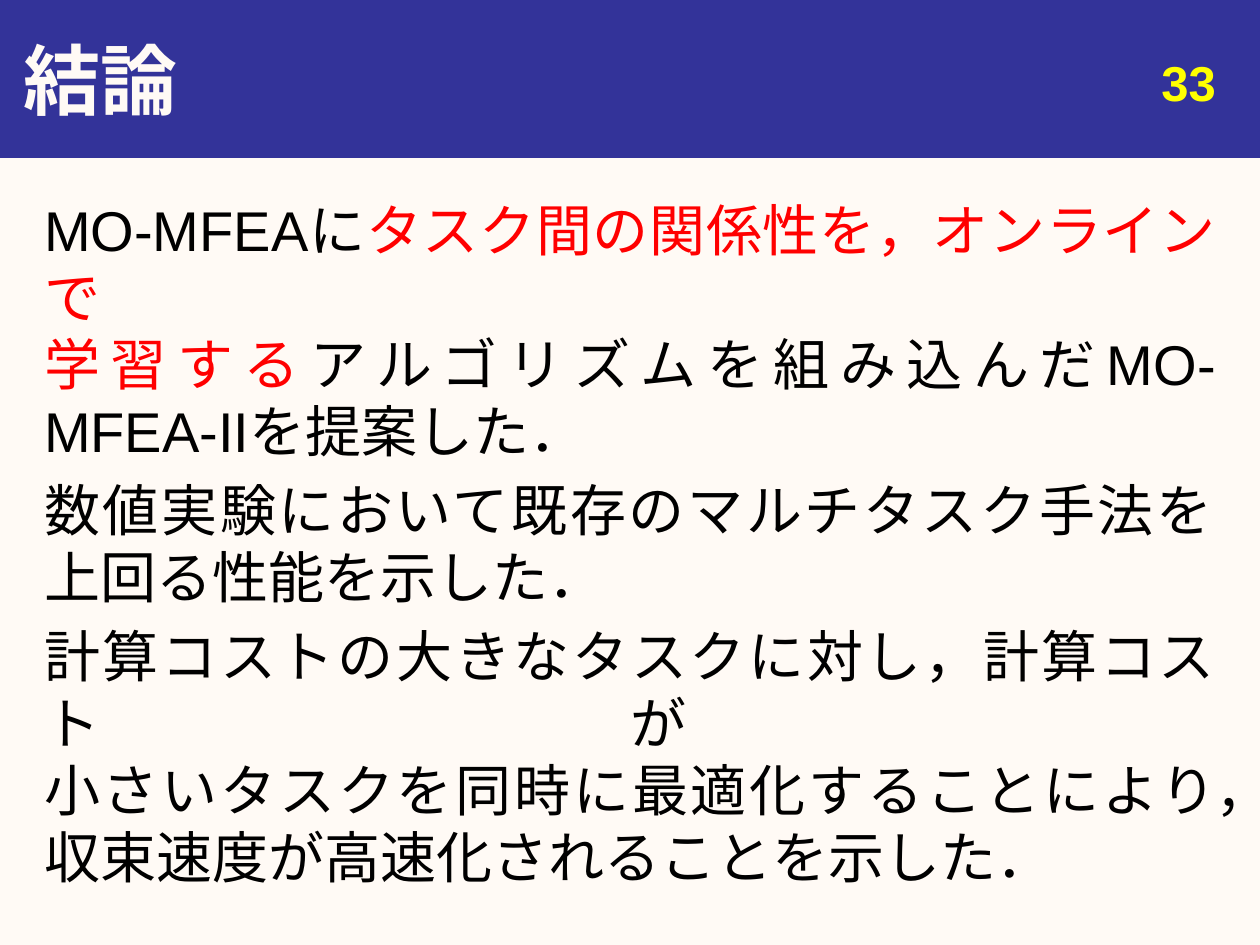
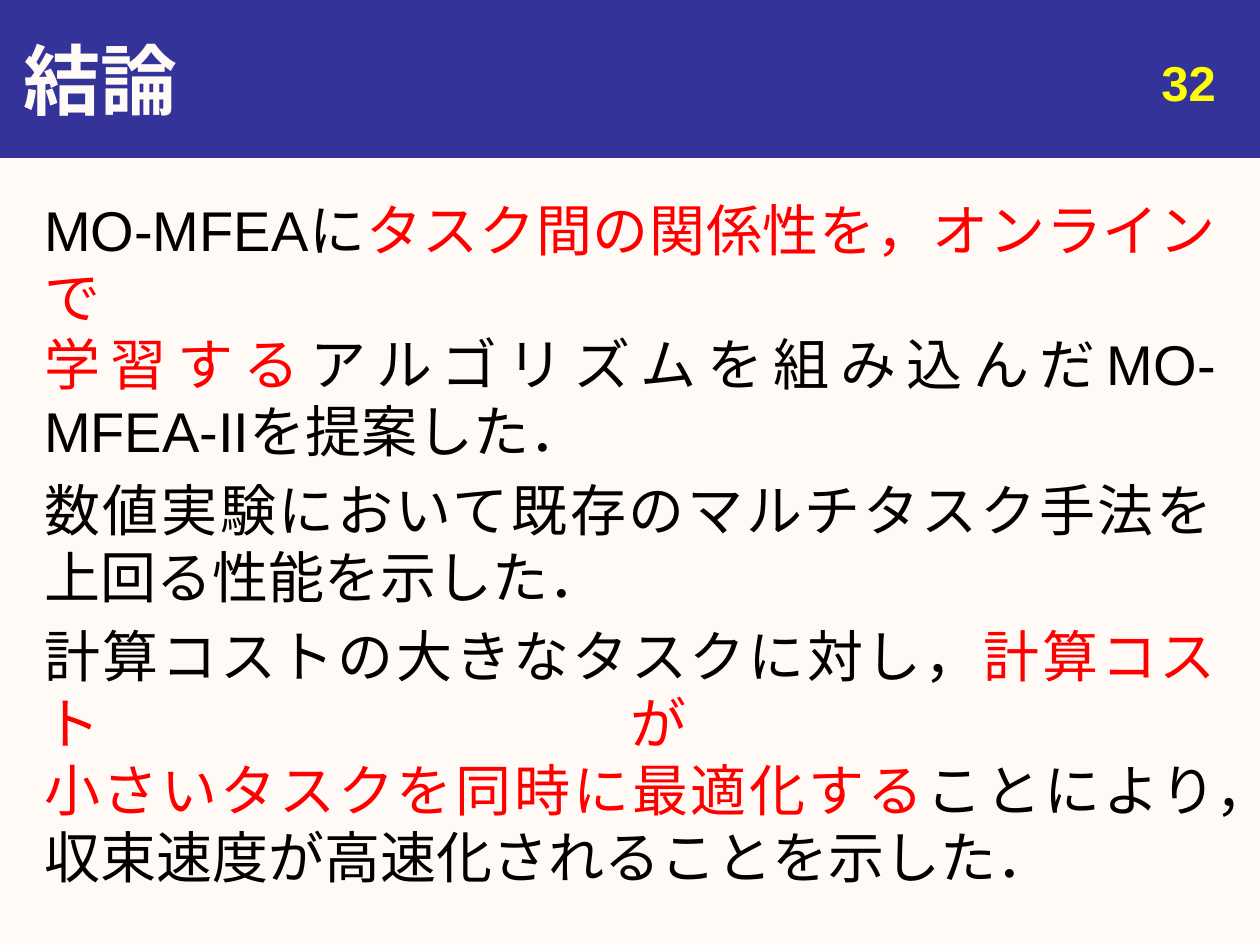
Before and after one commit to youle921/Slide-maintain, a slide deck: slide 32 of M1/slide_0520/20200520_urita_eng.pptx (slide 33 before the commit). Drawn at 1260x945 pixels with LibreOffice and Linux fonts; fonts in the diff are those of the drawing. Boxes give left, top, right and bottom in pixels: in the first picture for what was removed or moved away, otherwise in the second. Text is boxed around its words. In the diff, an @@ line names an element or a change of style, - is before the commit and + after.

```diff
--- a/M1/slide_0520/20200520_urita_eng.pptx
+++ b/M1/slide_0520/20200520_urita_eng.pptx
@@ page number at bbox=[1161, 67, 1215, 102]: text changed @@
-33
+32
@@ text at bbox=[44, 629, 1260, 883]: text colour #000000 to #FF0000 in "計算コストの大きなタスクに対し，計算コストが 小さいタスクを同時に最適化することにより，収束速度が高速化されることを示し ..." @@
```
Also in this commit, not shown: 5 other slides changed, 1 slide removed, 37 other files.
